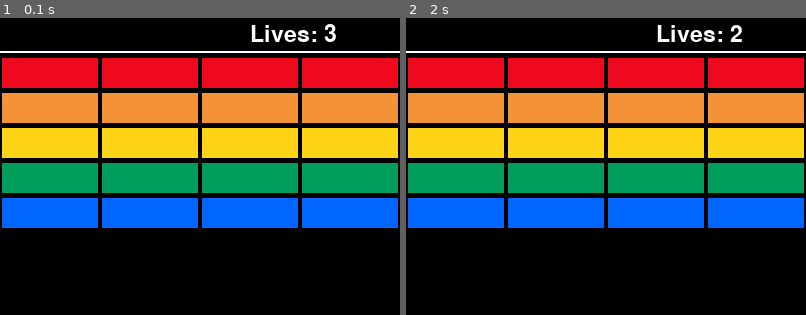
Above: before the commit, frames 1-2 (left to right).
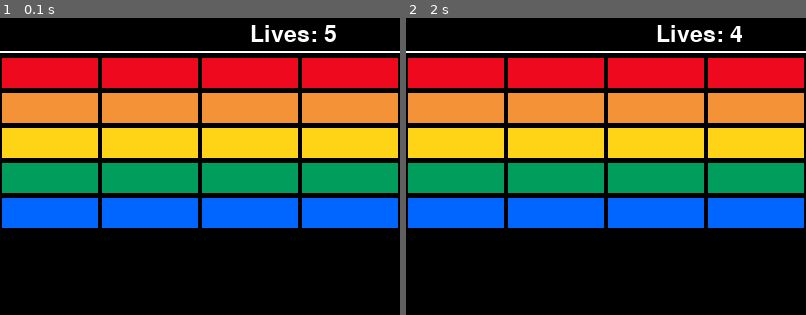
Above: after the commit, the same moments.

Repository: connordelacruz/pygame-breakout
Game: pygame game, started from main.py
The game is run twice, just before and just after one commit, with the same random seed, the same clock (stepped at 60 frames per second) and the same inputs.
Inputs:
- Up to frame 1 (0.1 s): no input
- Up to frame 2 (2 s): hold Right 0.33-0.8 s; hold Right 0.83-1.3 s; hold Left 1.33-1.87 s; hold Left from 1.9 s (still down)
The pictures show only the part of the screen within x 50-100%, y 0-50%; the shares and areas given below are measured in that part.

The runs differ from the first frame. In frame 1, less than 0.1% of the frame differs, in the area x 81-84%, y 2-8%; in frame 2, 0.1%, in the area x 81-84%, y 2-9%.

Commit message:
Avoid horizontal angles for ball
Also fixed crash when calculating brick collision by setting initial values

Diff:
--- a/ball.py
+++ b/ball.py
@@ -35,6 +35,23 @@
         self.rect.x = coords[0]
         self.rect.y = coords[1]
 
+    def set_direction(self, new_direction):
+        """Set direction angle.
+
+        If new_direction is close to a horizontal angle, it will be tweaked
+        to avoid soft locking the game.
+
+        :param new_direction: The new direction of the ball
+        """
+        # TODO: move % 360 here
+        # If the angle would cause a horizontal (or near-horizontal) angle,
+        # adjust the new direction to be angled slightly upwards
+        if 80 <= new_direction <= 100:
+            new_direction -= 30
+        elif 260 <= new_direction <= 280:
+            new_direction += 30
+        self.direction = new_direction
+
     def h_bounce(self, target_y, diff=0):
         """Bounce off horizontal surface.
 
@@ -44,9 +61,7 @@
             be adjusted based on how far to the left or right of the paddle
             ball hits
         """
-        # TODO: don't allow for horizontal lines
-        self.direction = (180 - self.direction) % 360
-        self.direction -= diff
+        self.set_direction(((180 - self.direction - diff) % 360))
         self.rect.y = target_y
 
     def v_bounce(self, target_x):
@@ -55,8 +70,7 @@
         :param target_x: New X-coordinate to set for ball. Should be 1px
             left/right of the object we're bouncing off of
         """
-        # TODO: don't allow for horizontal lines
-        self.direction = (360 - self.direction) % 360
+        self.set_direction((360 - self.direction) % 360)
         self.rect.x = target_x
 
     def handle_brick_collision(self, brick_rect):
@@ -68,8 +82,8 @@
         :param brick_rect: The Rect object of the brick we've collided with
         """
         # Figure out which edge we've collided with
-        is_horizontal_edge = None
-        bounce_side_coords = None
+        is_horizontal_edge = True
+        bounce_side_coords = self.rect.y
         if self.rect.centerx <= brick_rect.left:
             is_horizontal_edge = False
             bounce_side_coords = brick_rect.left
--- a/main.py
+++ b/main.py
@@ -83,7 +83,7 @@
 sprites.add(bricks)
 
 # Object to keep track of score
-score_manager = ScoreManager(3)
+score_manager = ScoreManager(5)
 
 # MAIN LOOP ====================================================================
 running = True
